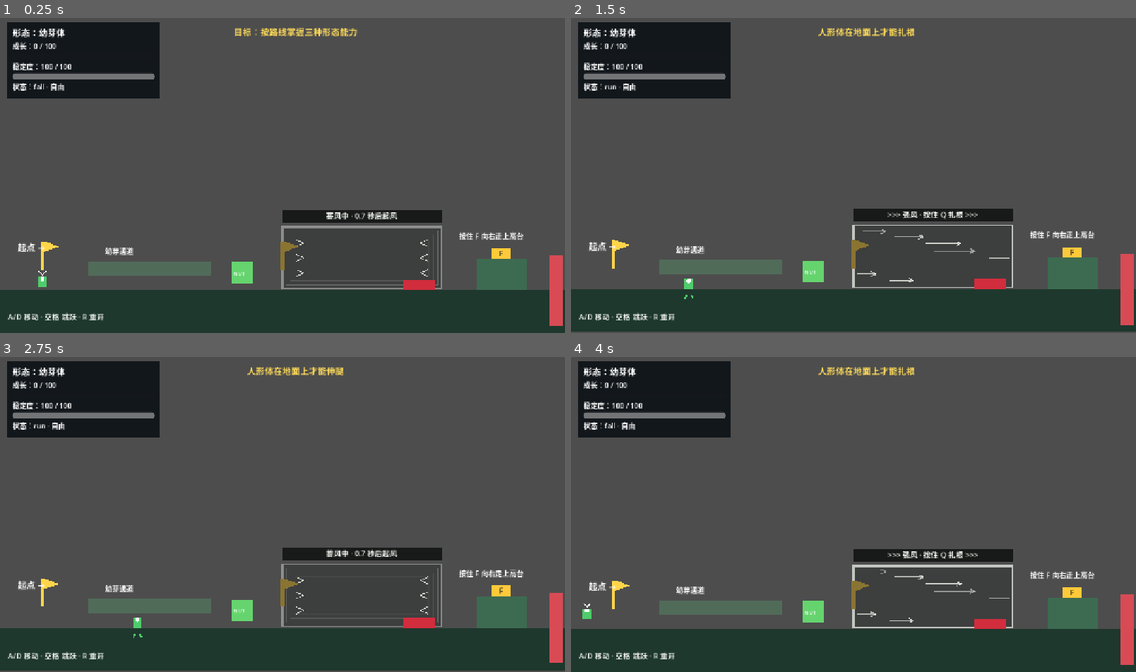
Above: before the commit, frames 1-4 (two rows, left to right).
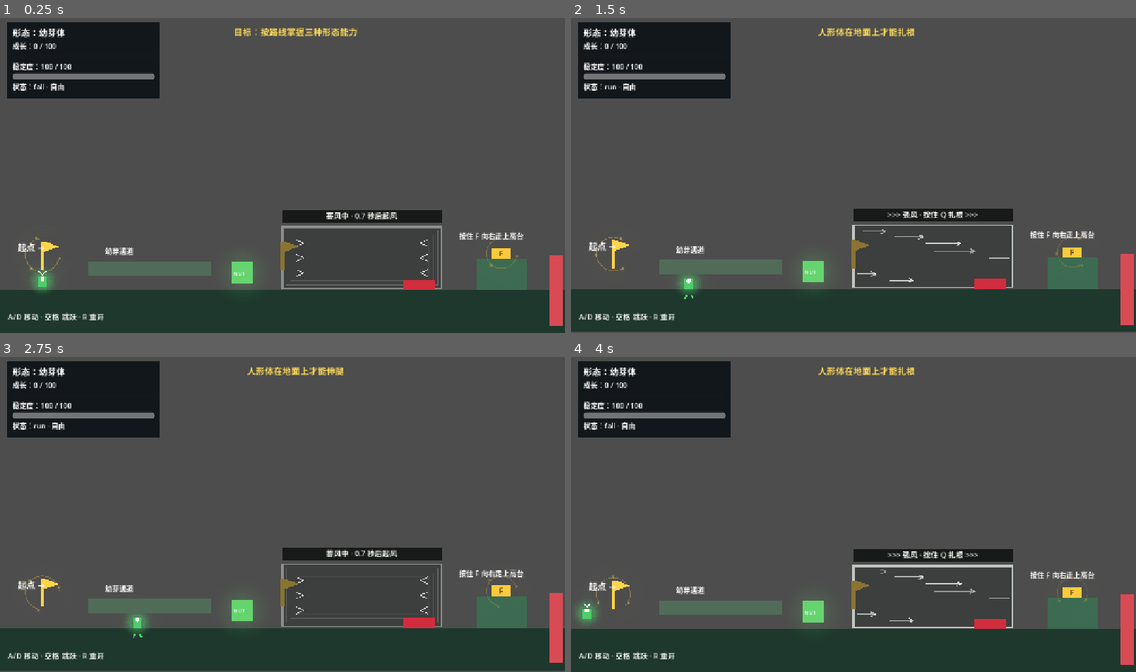
Above: after the commit, the same moments.

Repository: coicy/Yiguang-GGJ
Game: Godot game, scene res://scenes/levels/whitebox_sandbox.tscn
Two runs of this game, one before a commit and one after it. Both use one fixed random seed, a clock stepped at 60 frames per second and the inputs below. This scene is started directly instead of the project's main scene.
Inputs (mouse positions are in pixels of both pictures, inside the frame that each line leads up to):
- Up to frame 1 (0.25 s): no input
- Up to frame 2 (1.5 s): move the mouse to (825, 238) at 0.52 s; hold Space (jump) 0.53-1.28 s; hold D (move_right) from 0.53 s (still down); click (825, 238) at 0.67 s; move the mouse to (1023, 222) at 1.27 s; tap Q (ability_primary) at 1.35 s
- Up to frame 3 (2.75 s): tap Space (jump) at 1.52, 1.55, 1.82, 2.3 s; move the mouse to (113, 464) at 2.02 s; release D (move_right) at 2.03 s; hold A (move_left) from 2.03 s (still down); hold F (ability_secondary) from 2.03 s (still down)
- Up to frame 4 (4 s): keep holding A (move_left); move the mouse to (881, 514) at 2.77 s; release F (ability_secondary) at 2.78 s; tap Space (jump) at 2.85, 3.02, 3.32, 3.77, 3.8 s; click (881, 514) at 2.92 s; move the mouse to (768, 432) at 3.52 s; hold Q (ability_primary) from 3.53 s (still down)

The runs differ from the first frame. In frame 1, 0.3% of the frame differs, in the area x 4-92%, y 69-87%; in frame 2, 0.2%; in frame 3, 0.2%; in frame 4, 0.2%.

Commit message:
feat: add gameplay glow feedback

Diff:
--- a/features/abilities/vine_anchor.gd
+++ b/features/abilities/vine_anchor.gd
@@ -2,10 +2,21 @@
 extends Node2D
 ## Visible whitebox grapple point discovered through the vine_anchor group.
 
+const GlowFeedback = preload("res://features/ui/glow_feedback.gd")
+
+@onready var glow: GlowFeedback = get_node_or_null("GlowFeedback") as GlowFeedback
+
 
 func _ready() -> void:
 	add_to_group("vine_anchor")
+	if glow != null:
+		glow.set_glow_color(Color("#f3cf55"))
 	queue_redraw()
+
+
+func highlight() -> void:
+	if glow != null:
+		glow.pulse(1.0)
 
 
 func _draw() -> void:
--- a/features/abilities/vine_anchor.tscn
+++ b/features/abilities/vine_anchor.tscn
@@ -1,6 +1,12 @@
-[gd_scene load_steps=2 format=3]
+[gd_scene load_steps=3 format=3]
 
 [ext_resource type="Script" path="res://features/abilities/vine_anchor.gd" id="1_anchor"]
+[ext_resource type="PackedScene" path="res://features/ui/glow_feedback.tscn" id="2_glow"]
 
 [node name="VineAnchor" type="Node2D" groups=["vine_anchor"]]
 script = ExtResource("1_anchor")
+
+[node name="GlowFeedback" parent="." instance=ExtResource("2_glow")]
+style = 1
+radius = 30.0
+glow_color = Color(0.95, 0.81, 0.33, 1)
--- a/features/level/ability_switch.gd
+++ b/features/level/ability_switch.gd
@@ -1,6 +1,8 @@
 class_name AbilitySwitch
 extends Area2D
 ## Latching switch that accepts exactly one physical ability contract.
+
+const GlowFeedback = preload("res://features/ui/glow_feedback.gd")
 
 enum Mode {
 	LEG_EXTENSION,
@@ -12,12 +14,15 @@
 @export var mode: Mode = Mode.LEG_EXTENSION
 @export var visual_size: Vector2 = Vector2(44.0, 24.0)
 
+@onready var glow: GlowFeedback = get_node_or_null("GlowFeedback") as GlowFeedback
+
 var _active: bool = false
 
 
 func _ready() -> void:
 	area_entered.connect(try_activate_area)
 	body_entered.connect(try_activate_body)
+	_refresh_glow()
 	queue_redraw()
 
 
@@ -47,6 +52,7 @@
 
 func restore_active(active: bool) -> void:
 	_active = active
+	_refresh_glow()
 	queue_redraw()
 
 
@@ -55,7 +61,20 @@
 		return
 	_active = true
 	activated.emit()
+	if glow != null:
+		glow.set_active(true)
+		glow.set_glow_color(Color("#5aff73"))
+		glow.pulse(1.0)
 	queue_redraw()
+
+
+func _refresh_glow() -> void:
+	if glow == null:
+		return
+	glow.set_active(true)
+	glow.set_glow_color(Color("#5aff73") if _active else Color("#ffca3a"))
+	if not _active:
+		glow.idle_strength = 0.26
 
 
 func _draw() -> void:
--- a/features/level/ability_switch.tscn
+++ b/features/level/ability_switch.tscn
@@ -1,6 +1,7 @@
-[gd_scene load_steps=3 format=3]
+[gd_scene load_steps=4 format=3]
 
 [ext_resource type="Script" path="res://features/level/ability_switch.gd" id="1_switch"]
+[ext_resource type="PackedScene" path="res://features/ui/glow_feedback.tscn" id="2_glow"]
 
 [sub_resource type="RectangleShape2D" id="RectangleShape2D_switch"]
 size = Vector2(44, 24)
@@ -12,5 +13,9 @@
 monitorable = true
 script = ExtResource("1_switch")
 
+[node name="GlowFeedback" parent="." instance=ExtResource("2_glow")]
+style = 1
+radius = 34.0
+
 [node name="CollisionShape2D" type="CollisionShape2D" parent="."]
 shape = SubResource("RectangleShape2D_switch")
--- a/features/level/checkpoint.gd
+++ b/features/level/checkpoint.gd
@@ -1,6 +1,7 @@
 class_name Checkpoint
 extends Area2D
 
+const GlowFeedback = preload("res://features/ui/glow_feedback.gd")
 
 signal checkpoint_reached(position: Vector2)
 signal actor_checkpoint_reached(actor: Node2D, position: Vector2)
@@ -8,9 +9,13 @@
 
 var _is_activated := false
 
+@onready var glow: GlowFeedback = get_node_or_null("GlowFeedback") as GlowFeedback
+
 
 func _ready() -> void:
 	body_entered.connect(_on_body_entered)
+	if glow != null:
+		glow.set_active(false)
 
 
 func activate(actor: Node2D) -> bool:
@@ -18,6 +23,9 @@
 		return false
 
 	_is_activated = true
+	if glow != null:
+		glow.set_active(true)
+		glow.pulse(1.0)
 	checkpoint_reached.emit(get_checkpoint_position())
 	actor_checkpoint_reached.emit(actor, get_checkpoint_position())
 	queue_redraw()
@@ -34,6 +42,8 @@
 
 func reset_activation() -> void:
 	_is_activated = false
+	if glow != null:
+		glow.set_active(false)
 	queue_redraw()
 
 
--- a/features/level/checkpoint.tscn
+++ b/features/level/checkpoint.tscn
@@ -1,6 +1,7 @@
-[gd_scene load_steps=3 format=3]
+[gd_scene load_steps=4 format=3]
 
 [ext_resource type="Script" path="res://features/level/checkpoint.gd" id="1_checkpoint"]
+[ext_resource type="PackedScene" path="res://features/ui/glow_feedback.tscn" id="2_glow"]
 
 [sub_resource type="RectangleShape2D" id="RectangleShape2D_checkpoint"]
 size = Vector2(48, 64)
@@ -10,5 +11,11 @@
 collision_mask = 2
 script = ExtResource("1_checkpoint")
 
+[node name="GlowFeedback" parent="." instance=ExtResource("2_glow")]
+position = Vector2(0, -32)
+style = 1
+radius = 38.0
+glow_color = Color(1, 0.84, 0.29, 1)
+
 [node name="CollisionShape2D" type="CollisionShape2D" parent="."]
 shape = SubResource("RectangleShape2D_checkpoint")
--- a/features/level/exit_goal.gd
+++ b/features/level/exit_goal.gd
@@ -1,5 +1,7 @@
 class_name ExitGoal
 extends Area2D
+
+const GlowFeedback = preload("res://features/ui/glow_feedback.gd")
 
 signal locked_entered(player: Player)
 signal player_completed(player: Player)
@@ -7,9 +9,12 @@
 var _required_switches: Array[Node] = []
 var _completed: bool = false
 
+@onready var glow: GlowFeedback = get_node_or_null("GlowFeedback") as GlowFeedback
+
 
 func _ready() -> void:
 	body_entered.connect(_on_body_entered)
+	_refresh_glow()
 	queue_redraw()
 
 
@@ -18,6 +23,9 @@
 	for switch: Variant in switches:
 		if switch is Node:
 			_required_switches.append(switch)
+			if switch.has_signal("activated"):
+				switch.activated.connect(_on_required_switch_activated)
+	_refresh_glow()
 	queue_redraw()
 
 
@@ -25,10 +33,15 @@
 	if player == null or _completed:
 		return false
 	if not is_unlocked():
+		if glow != null:
+			glow.pulse(0.35)
 		locked_entered.emit(player)
 		return false
 	_completed = true
 	player_completed.emit(player)
+	if glow != null:
+		glow.set_glow_color(Color("#e8fff0"))
+		glow.pulse(1.0)
 	queue_redraw()
 	return true
 
@@ -42,6 +55,7 @@
 
 func reset_completion() -> void:
 	_completed = false
+	_refresh_glow()
 	queue_redraw()
 
 
@@ -50,6 +64,20 @@
 		try_complete(body)
 
 
+func _on_required_switch_activated() -> void:
+	_refresh_glow()
+	queue_redraw()
+
+
+func _refresh_glow() -> void:
+	if glow == null:
+		return
+	var unlocked := is_unlocked()
+	glow.set_active(true)
+	glow.idle_strength = 0.62 if unlocked else 0.16
+	glow.set_glow_color(Color("#55e690") if unlocked else Color("#666d78"))
+
+
 func _draw() -> void:
 	var color := Color("#55e690") if is_unlocked() else Color("#666d78")
 	draw_rect(Rect2(-28.0, -72.0, 56.0, 72.0), color)
--- a/features/level/exit_goal.tscn
+++ b/features/level/exit_goal.tscn
@@ -1,6 +1,7 @@
-[gd_scene load_steps=3 format=3]
+[gd_scene load_steps=4 format=3]
 
 [ext_resource type="Script" path="res://features/level/exit_goal.gd" id="1_exit"]
+[ext_resource type="PackedScene" path="res://features/ui/glow_feedback.tscn" id="2_glow"]
 
 [sub_resource type="RectangleShape2D" id="RectangleShape2D_exit"]
 size = Vector2(56, 72)
@@ -11,6 +12,10 @@
 monitoring = true
 script = ExtResource("1_exit")
 
+[node name="GlowFeedback" parent="." instance=ExtResource("2_glow")]
+position = Vector2(0, -36)
+radius = 48.0
+
 [node name="CollisionShape2D" type="CollisionShape2D" parent="."]
 position = Vector2(0, -36)
 shape = SubResource("RectangleShape2D_exit")
--- a/features/level/nutrition_tank.gd
+++ b/features/level/nutrition_tank.gd
@@ -1,5 +1,7 @@
 class_name NutritionTank
 extends Area2D
+
+const GlowFeedback = preload("res://features/ui/glow_feedback.gd")
 
 @export var nutrition_per_second: float = 40.0
 @export var accepted_form_id: StringName = &""
@@ -7,12 +9,16 @@
 @export var visual_color: Color = Color("#65d46e")
 @export var visual_label: String = "NUT"
 
+@onready var glow: GlowFeedback = get_node_or_null("GlowFeedback") as GlowFeedback
+
 var _actors: Array[Node] = []
 
 
 func _ready() -> void:
 	body_entered.connect(_on_body_entered)
 	body_exited.connect(_on_body_exited)
+	if glow != null:
+		glow.set_glow_color(visual_color)
 	queue_redraw()
 
 
@@ -37,6 +43,8 @@
 func _on_body_entered(actor: Node) -> void:
 	if not _actors.has(actor):
 		_actors.append(actor)
+		if glow != null:
+			glow.pulse(0.9)
 
 
 func _on_body_exited(actor: Node) -> void:
--- a/features/level/nutrition_tank.tscn
+++ b/features/level/nutrition_tank.tscn
@@ -1,6 +1,7 @@
-[gd_scene load_steps=3 format=3]
+[gd_scene load_steps=4 format=3]
 
 [ext_resource type="Script" path="res://features/level/nutrition_tank.gd" id="1_nutrition"]
+[ext_resource type="PackedScene" path="res://features/ui/glow_feedback.tscn" id="2_glow"]
 
 [sub_resource type="RectangleShape2D" id="RectangleShape2D_nutrition"]
 size = Vector2(48, 48)
@@ -10,5 +11,8 @@
 collision_mask = 2
 script = ExtResource("1_nutrition")
 
+[node name="GlowFeedback" parent="." instance=ExtResource("2_glow")]
+radius = 34.0
+
 [node name="CollisionShape2D" type="CollisionShape2D" parent="."]
 shape = SubResource("RectangleShape2D_nutrition")
--- a/features/level/toxin_zone.gd
+++ b/features/level/toxin_zone.gd
@@ -1,10 +1,13 @@
 class_name ToxinZone
 extends Area2D
+
+const GlowFeedback = preload("res://features/ui/glow_feedback.gd")
 
 @export var zone_size: Vector2 = Vector2(128.0, 64.0)
 @export var show_whitebox_visual: bool = false
 
-@onready var collision_shape: CollisionShape2D = $CollisionShape2D
+@onready var collision_shape: CollisionShape2D = get_node_or_null("CollisionShape2D") as CollisionShape2D
+@onready var glow: GlowFeedback = get_node_or_null("GlowFeedback") as GlowFeedback
 
 signal actor_entered(actor: Node2D)
 signal actor_exited(actor: Node2D)
@@ -14,11 +17,18 @@
 
 
 func _ready() -> void:
+	if collision_shape == null:
+		body_entered.connect(_on_body_entered)
+		body_exited.connect(_on_body_exited)
+		return
 	var rectangle := collision_shape.shape as RectangleShape2D
 	if rectangle != null:
 		rectangle = rectangle.duplicate() as RectangleShape2D
 		collision_shape.shape = rectangle
 		rectangle.size = zone_size
+	if glow != null:
+		glow.field_size = zone_size
+		glow.set_glow_color(Color("#d653b7"))
 	body_entered.connect(_on_body_entered)
 	body_exited.connect(_on_body_exited)
 	queue_redraw()
--- a/features/level/toxin_zone.tscn
+++ b/features/level/toxin_zone.tscn
@@ -1,6 +1,7 @@
-[gd_scene load_steps=3 format=3]
+[gd_scene load_steps=4 format=3]
 
 [ext_resource type="Script" path="res://features/level/toxin_zone.gd" id="1_toxin"]
+[ext_resource type="PackedScene" path="res://features/ui/glow_feedback.tscn" id="2_glow"]
 
 [sub_resource type="RectangleShape2D" id="RectangleShape2D_toxin"]
 size = Vector2(128, 64)
@@ -10,5 +11,10 @@
 collision_mask = 2
 script = ExtResource("1_toxin")
 
+[node name="GlowFeedback" parent="." instance=ExtResource("2_glow")]
+style = 2
+glow_color = Color(0.84, 0.33, 0.72, 1)
+idle_strength = 0.48
+
 [node name="CollisionShape2D" type="CollisionShape2D" parent="."]
 shape = SubResource("RectangleShape2D_toxin")
--- a/features/player/player.gd
+++ b/features/player/player.gd
@@ -27,6 +27,9 @@
 	form_controller.form_changed.connect(_on_form_changed)
 	state_machine.state_changed.connect(_on_state_changed)
 	abilities.ability_state_changed.connect(_on_ability_state_changed)
+	resources.values_changed.connect(_on_resource_values_changed)
+	resources.toxin_changed.connect(_on_toxin_changed)
+	resources.feedback_requested.connect(_on_resource_feedback)
 	add_to_group("player")
 
 
@@ -86,6 +89,26 @@
 	visuals.set_leg_direction(abilities.get_leg_extension_direction())
 
 
+func _on_resource_values_changed(_growth: float, _threshold: float, stability: float) -> void:
+	visuals.set_resource_state(stability, resources.has_toxin())
+
+
+func _on_toxin_changed(active: bool) -> void:
+	visuals.set_resource_state(resources.stability, active)
+	if active:
+		visuals.play_stability_hit_feedback()
+
+
+func _on_resource_feedback(kind: StringName) -> void:
+	match kind:
+		&"nutrition", &"stability_restored":
+			visuals.play_nutrition_feedback()
+		&"grew":
+			visuals.play_growth_feedback()
+		&"wither":
+			visuals.play_wither_feedback()
+
+
 func current_state() -> StringName:
 	return state_machine.current_state
 
--- a/features/player/player.tscn
+++ b/features/player/player.tscn
@@ -10,6 +10,7 @@
 [ext_resource type="Script" path="res://features/player/player_visuals.gd" id="10_visuals"]
 [ext_resource type="Script" path="res://features/resources/resource_controller.gd" id="11_resources"]
 [ext_resource type="Script" path="res://features/abilities/ability_controller.gd" id="12_abilities"]
+[ext_resource type="PackedScene" path="res://features/ui/glow_feedback.tscn" id="13_glow"]
 
 [sub_resource type="RectangleShape2D" id="RectangleShape2D_player"]
 resource_local_to_scene = true
@@ -50,6 +51,12 @@
 unique_name_in_owner = true
 script = ExtResource("10_visuals")
 
+[node name="GlowFeedback" parent="Visuals" instance=ExtResource("13_glow")]
+position = Vector2(0, -18)
+radius = 32.0
+idle_strength = 0.12
+z_index = -1
+
 [node name="AnimatedSprite2D" type="AnimatedSprite2D" parent="Visuals"]
 unique_name_in_owner = true
 
--- a/features/player/player_visuals.gd
+++ b/features/player/player_visuals.gd
@@ -2,6 +2,7 @@
 extends Node2D
 ## Uses optional form SpriteFrames when provided; otherwise draws a readable whitebox.
 
+const GlowFeedback = preload("res://features/ui/glow_feedback.gd")
 const FALLBACK_ANIMATION := &"idle"
 const STATE_IDLE := &"idle"
 const STATE_RUN := &"run"
@@ -11,6 +12,7 @@
 const LEG_EXTENSION_HEIGHT := 72.0
 
 @onready var animated_sprite: AnimatedSprite2D = %AnimatedSprite2D
+@onready var glow_feedback: GlowFeedback = get_node_or_null("GlowFeedback") as GlowFeedback
 
 var _default_frames: SpriteFrames
 var _current_form: FormDefinition
@@ -20,6 +22,11 @@
 var _vine_attached: bool = false
 var _vine_anchor: Node2D
 var _leg_direction := Vector2.UP
+var _stability: float = 100.0
+var _toxin_active: bool = false
+var _feedback_pulse: float = 0.0
+var _feedback_flash: float = 0.0
+var _feedback_elapsed: float = 0.0
 
 
 func _ready() -> void:
@@ -28,7 +35,10 @@
 	queue_redraw()
 
 
-func _process(_delta: float) -> void:
+func _process(delta: float) -> void:
+	_feedback_elapsed = fmod(_feedback_elapsed + delta, 120.0)
+	_feedback_pulse = move_toward(_feedback_pulse, 0.0, delta * 2.2)
+	_feedback_flash = move_toward(_feedback_flash, 0.0, delta * 3.5)
 	# The anchor is in world space while this canvas item follows the player.
 	# Rebuild the local endpoint every frame so the line stays pinned at both ends.
 	if _vine_attached:
@@ -37,6 +47,8 @@
 
 func set_form(form: FormDefinition) -> void:
 	_current_form = form
+	if form != null:
+		glow_feedback.set_glow_color(form.body_color)
 	_apply_frames()
 	queue_redraw()
 
@@ -61,7 +73,44 @@
 
 
 func set_vine_anchor(anchor: Node2D) -> void:
+	if anchor != null and anchor != _vine_anchor and anchor.has_method(&"highlight"):
+		anchor.call(&"highlight")
 	_vine_anchor = anchor
+	queue_redraw()
+
+
+func set_resource_state(stability: float, toxin_active: bool) -> void:
+	_stability = clampf(stability, 0.0, 100.0)
+	_toxin_active = toxin_active
+	glow_feedback.set_active(true)
+	glow_feedback.set_glow_color(Color("#da4b8c") if toxin_active else (_current_form.body_color if _current_form != null else Color("#66c2a5")))
+	queue_redraw()
+
+
+func play_nutrition_feedback() -> void:
+	_feedback_pulse = maxf(_feedback_pulse, 0.65)
+	glow_feedback.pulse(0.7)
+	queue_redraw()
+
+
+func play_growth_feedback() -> void:
+	_feedback_pulse = 1.0
+	glow_feedback.pulse(1.0)
+	_feedback_flash = 0.0
+	queue_redraw()
+
+
+func play_wither_feedback() -> void:
+	_feedback_flash = 1.0
+	_feedback_pulse = 0.8
+	glow_feedback.set_glow_color(Color("#da4b8c"))
+	glow_feedback.pulse(1.0)
+	queue_redraw()
+
+
+func play_stability_hit_feedback() -> void:
+	_feedback_flash = maxf(_feedback_flash, 0.55)
+	glow_feedback.pulse(0.45)
 	queue_redraw()
 
 
@@ -87,11 +136,12 @@
 func _draw() -> void:
 	var body_size := _current_form.collision_size if _current_form != null else Vector2(28.0, 40.0)
 	var body_offset_y := -LEG_EXTENSION_HEIGHT if _legs_extended else 0.0
+	var body_color := _current_form.body_color if _current_form != null else Color("#66c2a5")
+	_draw_feedback_aura(body_size, body_offset_y, body_color)
 	if animated_sprite.sprite_frames != null:
 		_draw_vine(Vector2(0.0, -body_size.y * 0.5 + body_offset_y))
 		return
 
-	var body_color := _current_form.body_color if _current_form != null else Color("#66c2a5")
 	_draw_vine(Vector2(0.0, -body_size.y * 0.5 + body_offset_y))
 	draw_rect(Rect2(-body_size.x * 0.5, -body_size.y + body_offset_y, body_size.x, body_size.y), body_color)
 	draw_circle(Vector2(0.0, -body_size.y + 5.0 + body_offset_y), minf(6.0, body_size.x * 0.25), Color.WHITE)
@@ -131,3 +181,19 @@
 		true
 	)
 	draw_circle(attachment_point, 4.0, Color.WHITE)
+
+
+func _draw_feedback_aura(body_size: Vector2, body_offset_y: float, body_color: Color) -> void:
+	var center := Vector2(0.0, -body_size.y * 0.55 + body_offset_y)
+	var base_strength := 0.05 + (100.0 - _stability) / 100.0 * 0.08
+	if _toxin_active:
+		base_strength += 0.08
+	var pulse_radius := maxf(body_size.x, body_size.y) * 0.55 + _feedback_pulse * 12.0
+	for layer: int in range(4, 0, -1):
+		var radius := pulse_radius + float(layer) * 5.0
+		var alpha := base_strength * (5.0 - float(layer)) + _feedback_pulse * 0.035
+		draw_circle(center, radius, Color(body_color, alpha))
+	if _feedback_pulse > 0.01:
+		draw_arc(center, pulse_radius + 14.0, -PI * 0.7, PI * 0.7, 24, Color(0.9, 1.0, 0.78, _feedback_pulse * 0.7), 2.0)
+	if _feedback_flash > 0.01:
+		draw_circle(center, pulse_radius + 4.0, Color(1.0, 0.32, 0.36, _feedback_flash * 0.2), false, 3.0)
--- a/features/resources/resource_controller.gd
+++ b/features/resources/resource_controller.gd
@@ -5,6 +5,7 @@
 signal values_changed(growth: float, threshold: float, stability: float)
 signal toxin_changed(active: bool)
 signal form_transitioned(form_id: StringName)
+signal feedback_requested(kind: StringName)
 
 const MAX_STABILITY := 100.0
 const TOXIN_DRAIN_PER_SECOND := 35.0
@@ -32,6 +33,7 @@
 			if _forms != null and _forms.wither():
 				growth_progress = 0.0
 				form_transitioned.emit(_forms.get_current().id)
+				feedback_requested.emit(&"wither")
 			stability = MAX_STABILITY
 	else:
 		stability = minf(MAX_STABILITY, stability + STABILITY_RECOVERY_PER_SECOND * delta)
@@ -42,11 +44,14 @@
 	if amount <= 0.0 or _forms == null:
 		return false
 	var nutrition_left := amount
+	var feedback_kind: StringName = &"nutrition"
 	if stability < MAX_STABILITY:
 		var needed := (MAX_STABILITY - stability) / NUTRITION_STABILITY_MULTIPLIER
 		var used := minf(needed, nutrition_left)
 		stability += used * NUTRITION_STABILITY_MULTIPLIER
 		nutrition_left -= used
+		if used > 0.0:
+			feedback_kind = &"stability_restored"
 
 	var form := _forms.get_current()
 	if form != null and form.growth_threshold > 0.0:
@@ -54,6 +59,8 @@
 		if growth_progress >= form.growth_threshold and _forms.grow():
 			growth_progress = 0.0
 			form_transitioned.emit(_forms.get_current().id)
+			feedback_kind = &"grew"
+	feedback_requested.emit(feedback_kind)
 	_emit_values()
 	return true
 
@@ -77,6 +84,10 @@
 
 func speed_multiplier() -> float:
 	return TOXIN_SPEED_MULTIPLIER if not _toxin_sources.is_empty() else 1.0
+
+
+func has_toxin() -> bool:
+	return not _toxin_sources.is_empty()
 
 
 func snapshot() -> Dictionary:
--- /dev/null
+++ b/features/ui/glow_feedback.gd
@@ -0,0 +1,93 @@
+class_name GlowFeedback
+extends Node2D
+## Reusable layered 2D glow with no external textures or addon dependencies.
+
+enum Style {
+	ORB,
+	RING,
+	FIELD,
+}
+
+@export var style: Style = Style.ORB
+@export var glow_color: Color = Color(0.35, 0.95, 0.55, 1.0)
+@export var radius: float = 28.0
+@export var field_size: Vector2 = Vector2(128.0, 64.0)
+@export_range(0.0, 1.0, 0.01) var idle_strength: float = 0.42
+@export var active: bool = true
+
+var _elapsed: float = 0.0
+var _pulse_strength: float = 0.0
+var _pulse_time: float = 0.0
+
+
+func _ready() -> void:
+	queue_redraw()
+
+
+func _process(delta: float) -> void:
+	_elapsed = fmod(_elapsed + delta, 120.0)
+	if _pulse_time > 0.0:
+		_pulse_time = maxf(0.0, _pulse_time - delta)
+		_pulse_strength = minf(1.0, _pulse_time / 0.42) * _pulse_strength
+	else:
+		_pulse_strength = move_toward(_pulse_strength, 0.0, delta * 2.4)
+	queue_redraw()
+
+
+func pulse(strength: float = 1.0) -> void:
+	_pulse_strength = maxf(_pulse_strength, clampf(strength, 0.0, 1.0))
+	_pulse_time = 0.42
+	queue_redraw()
+
+
+func set_active(value: bool) -> void:
+	active = value
+	queue_redraw()
+
+
+func set_glow_color(value: Color) -> void:
+	glow_color = value
+	queue_redraw()
+
+
+func _draw() -> void:
+	if not active and _pulse_strength <= 0.01:
+		return
+	var breathe := (sin(_elapsed * TAU * 0.7) + 1.0) * 0.5
+	var strength := (idle_strength if active else 0.0) + _pulse_strength + breathe * 0.08
+	match style:
+		Style.ORB:
+			_draw_orb(strength)
+		Style.RING:
+			_draw_ring(strength)
+		Style.FIELD:
+			_draw_field(strength)
+
+
+func _draw_orb(strength: float) -> void:
+	for layer: int in range(6, 0, -1):
+		var layer_radius := radius * (0.72 + float(layer) * 0.22) + _pulse_strength * 12.0
+		var alpha := (0.012 + (7.0 - float(layer)) * 0.012) * strength
+		draw_circle(Vector2.ZERO, layer_radius, Color(glow_color, alpha))
+	draw_circle(Vector2.ZERO, radius * 0.72, Color(glow_color, 0.11 * strength), false, 2.0)
+
+
+func _draw_ring(strength: float) -> void:
+	var rotation := _elapsed * 0.65
+	for layer: int in range(4, 0, -1):
+		var ring_radius := radius + float(layer) * 7.0 + _pulse_strength * 8.0
+		draw_arc(Vector2.ZERO, ring_radius, rotation, rotation + TAU * 0.82, 48, Color(glow_color, 0.028 * strength), 4.0)
+	draw_arc(Vector2.ZERO, radius, rotation, rotation + TAU * 0.7, 48, Color(glow_color, 0.64 * strength), 2.0)
+	for spark_index: int in range(3):
+		var angle := rotation + float(spark_index) * TAU / 3.0
+		var spark_position := Vector2.from_angle(angle) * (radius + 2.0)
+		draw_circle(spark_position, 8.0, Color(glow_color, 0.035 * strength))
+		draw_circle(spark_position, 3.0, Color(glow_color, 0.72 * strength))
+
+
+func _draw_field(strength: float) -> void:
+	var rect := Rect2(-field_size * 0.5, field_size)
+	for layer: int in range(4, 0, -1):
+		var inset := float(layer) * 6.0 + _pulse_strength * 10.0
+		draw_rect(rect.grow(inset), Color(glow_color, 0.018 * strength), false, 4.0)
+	draw_rect(rect, Color(glow_color, 0.55 * strength), false, 2.0)
--- /dev/null
+++ b/features/ui/glow_feedback.tscn
@@ -0,0 +1,8 @@
+[gd_scene load_steps=2 format=3]
+
+[ext_resource type="Script" path="res://features/ui/glow_feedback.gd" id="1_glow"]
+
+[node name="GlowFeedback" type="Node2D"]
+unique_name_in_owner = true
+show_behind_parent = true
+script = ExtResource("1_glow")
